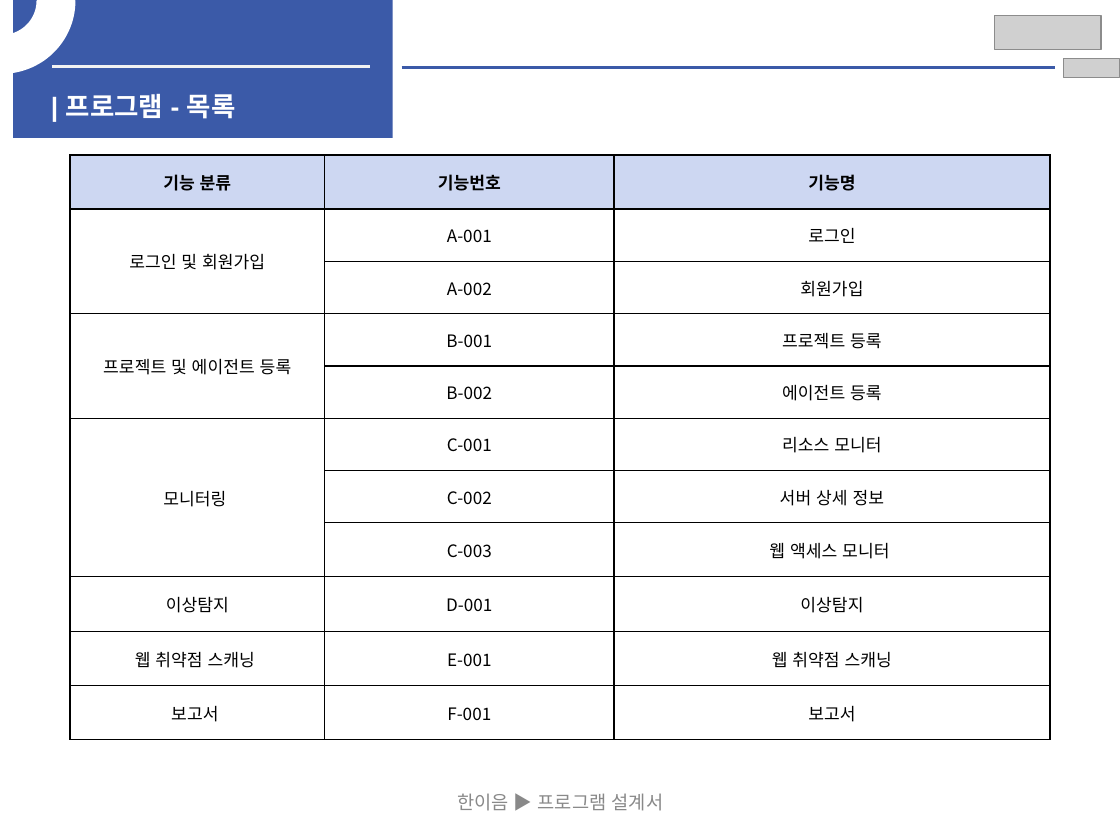
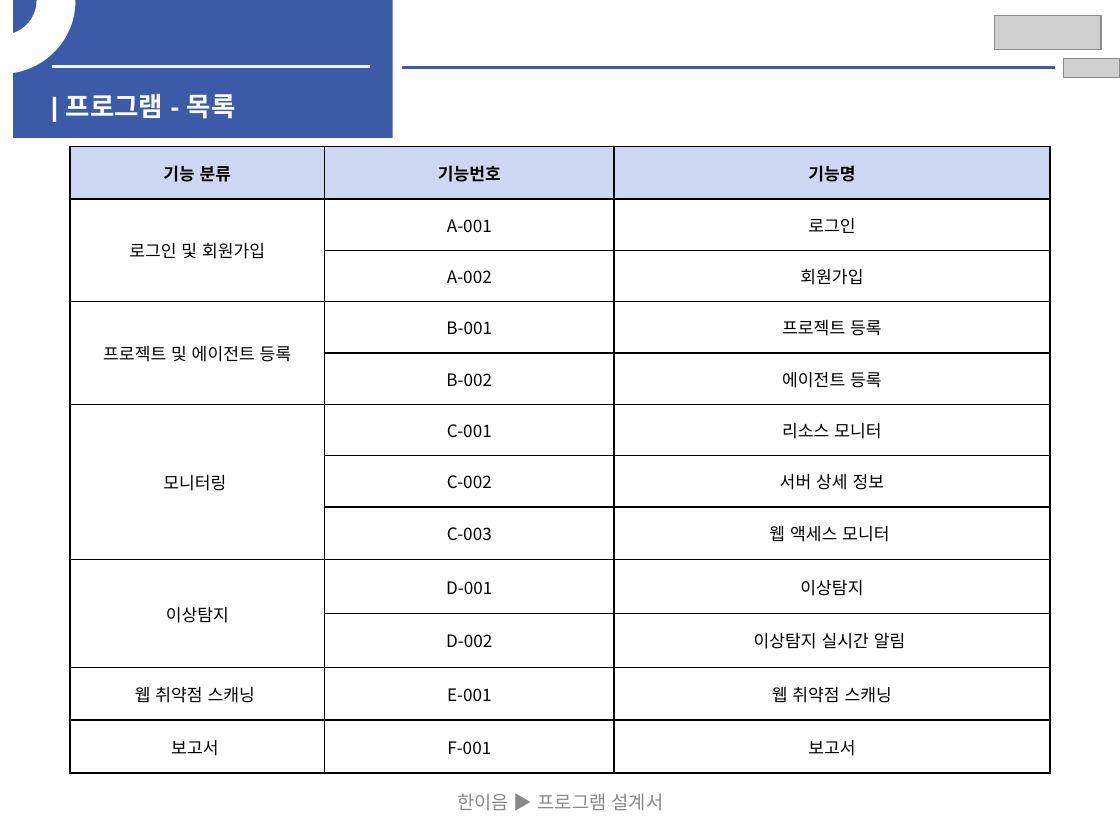
Before and after one commit to HwangYooHyun1/2023_Hanium_prj, a slide deck: slide 20 of 02_문서/03_중간보고서/2023_SW개발_HW제작설계서_일반_초안.pptx. Drawn at 1120x840 pixels with LibreOffice and Linux fonts; fonts in the diff are those of the drawing; grey boxes stand for pictures. Boxes give left, top, right and bottom in pixels: in the first picture for what was removed or moved away, otherwise in the second. Text is boxed around its words. In the diff, an @@ line names an element or a change of style, - is before the commit and + after.

```diff
--- a/02_문서/03_중간보고서/2023_SW개발_HW제작설계서_일반_초안.pptx
+++ b/02_문서/03_중간보고서/2023_SW개발_HW제작설계서_일반_초안.pptx
@@ table at (70,146,1049,772) @@
+row 10:  | D-002 | 이상탐지 실시간 알림
@@ table: place and size @@
-table at (70,155,1049,740)
+table at (70,146,1049,772)
```
Also in this commit, not shown: 11 other slides changed, 1 slide added.
